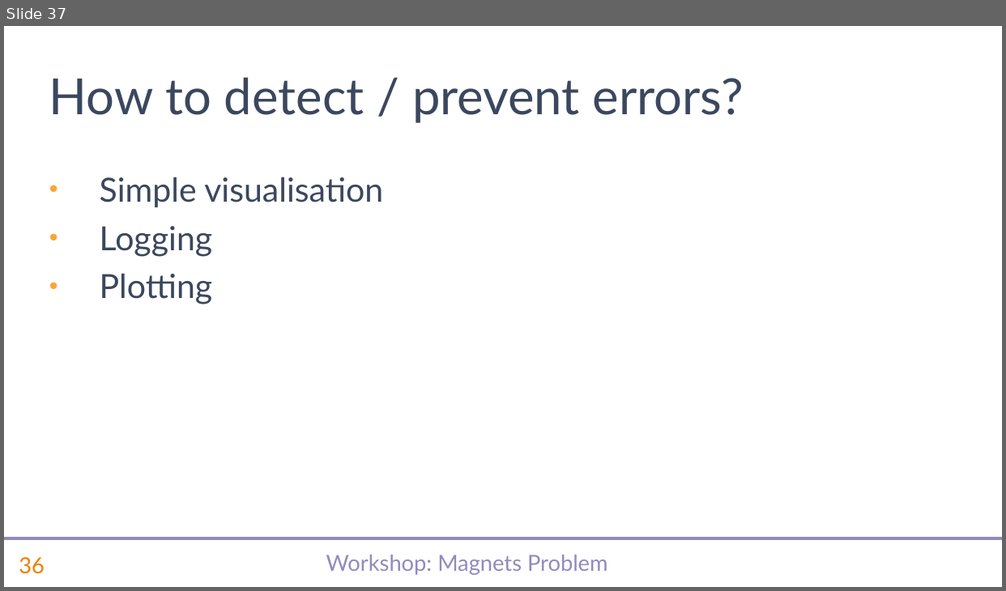
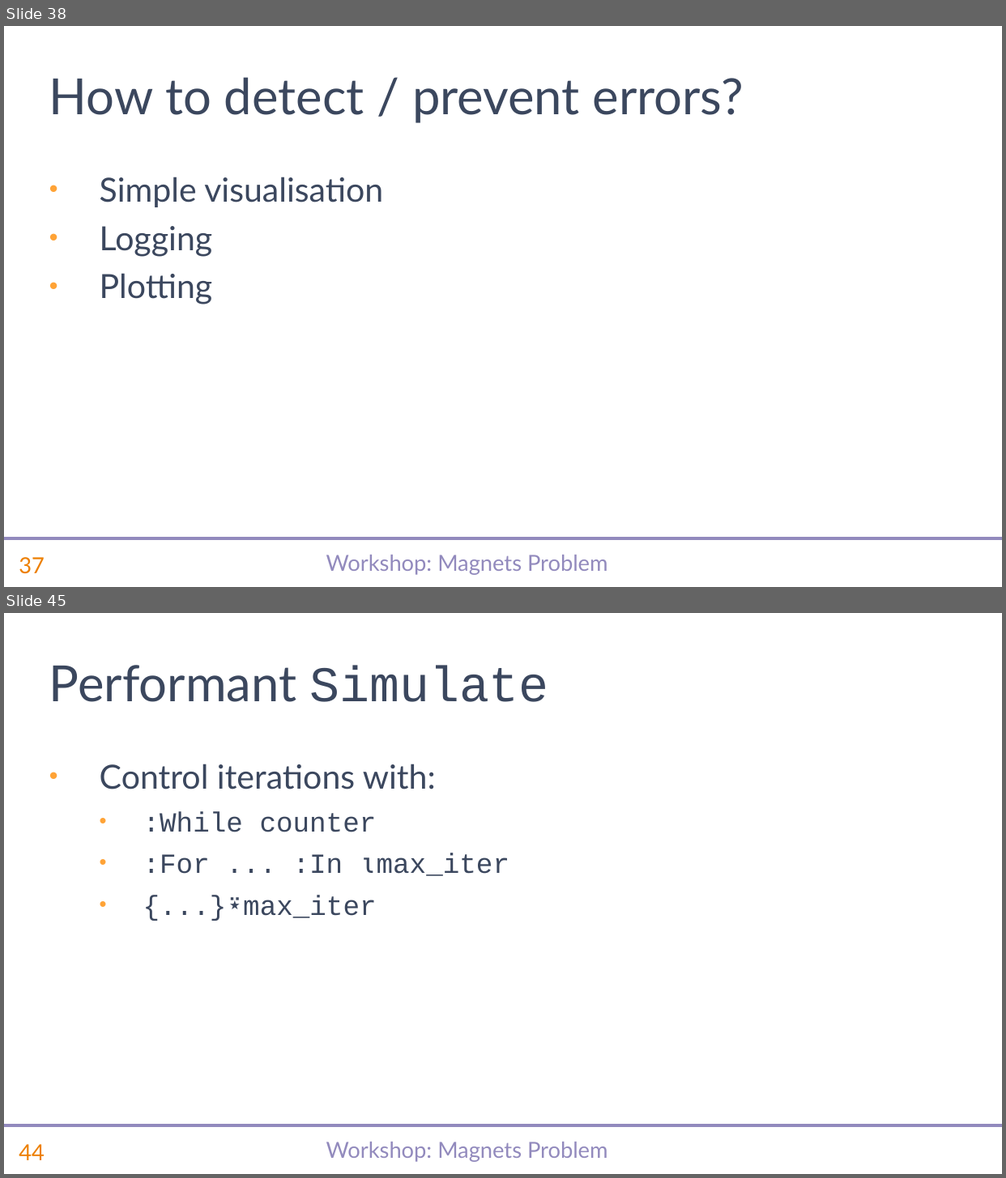
Before and after one commit to abrudz/SimCorp, a slide deck: magnets/slides.pptx. Shown one above the other, each under a label of ours: slide 37 before the commit, slides 38 and 45 after it; the slides between them are not shown. The pictures are 1006x591 and 1006x1178 pixels, drawn with LibreOffice and Linux fonts; fonts in the diff are those of the drawing; background and template pictures are left out. Boxes give left, top, right and bottom in pixels: in the first picture for what was removed or moved away, otherwise in the second. Text is boxed around its words. In the diff, an @@ line names an element or a change of style, - is before the commit and + after.

```diff
--- a/magnets/slides.pptx
+++ b/magnets/slides.pptx
@@ slide 45 added at <box>4,613,1002,1174</box>, background #FFFFFF; not listed: 3 template elements that a slide beside it also shows @@
@@ title added at <box>49,665,549,702</box>, 36 pt, text #3B475E @@
+Performant Simulate
@@ text added at <box>100,764,509,918</box>, 20 pt, text #3B475E @@
+• Control iterations with:
+  • :While counter
+  • :For ... :In ⍳max_iter
+  • {...}⍣max_iter
@@ what was slide 37 is now slide 38 @@
@@ page number at <box>19,557,44,574</box>: text changed @@
-36
+37
```
Also in this commit, not shown: 1 slide changed, 18 other slides added, 2 other files.
